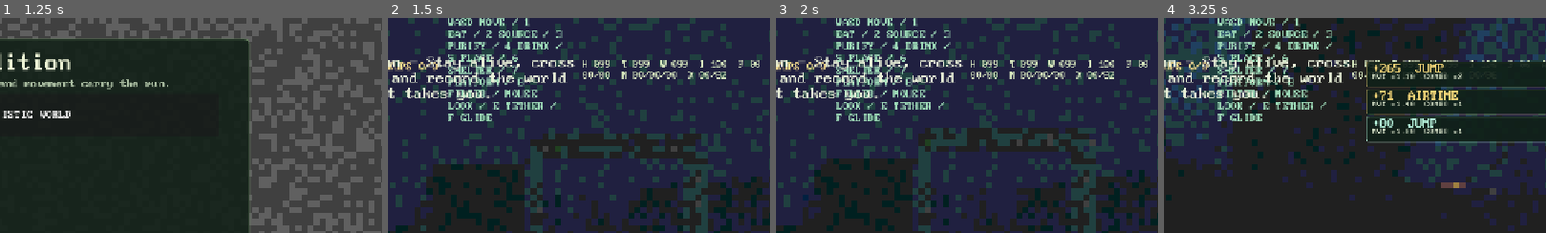
Above: before the commit, frames 1-4 (left to right).
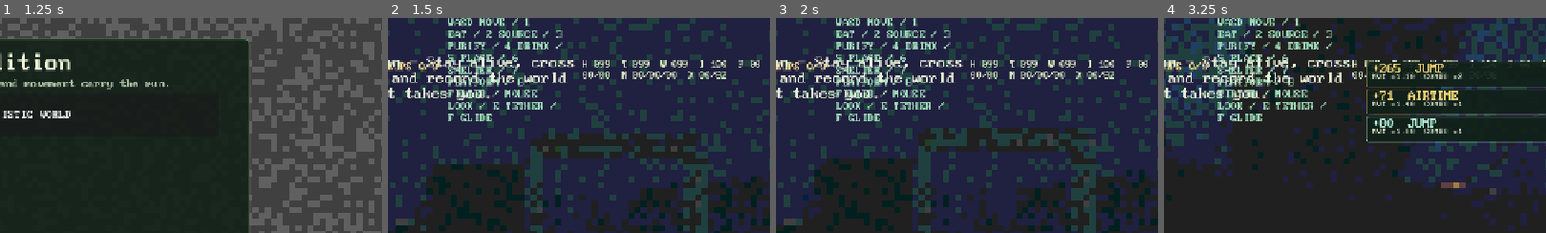
Above: after the commit, the same moments.

Repository: gongahkia/hot-cross-buns
Game: Godot game, scene res://scenes/main.tscn
The game is run twice, just before and just after one commit, with the same random seed, the same clock (stepped at 60 frames per second) and the same inputs.
Inputs (mouse positions are % of the whole screen's width and height, from its top left):
- Up to frame 1 (1.25 s): click "Choose a journey" at 0.5 s
- Up to frame 2 (1.5 s): click "Infinite Expedition SURVIVAL …" at 1.25 s
- Up to frame 3 (2 s): no input
- Up to frame 4 (3.25 s): tap Enter at 2 s; move the mouse to (55, 50) at 2.02 s; hold E (grapple) 2.03-2.78 s; hold W (move_forward) from 2.03 s (still down); click (55, 50) at 2.17 s; tap Space (jump) at 2.27, 3.02 s; move the mouse to (45, 50) at 2.77 s; tap 7 (build_platform) at 2.85 s; tap E (grapple) at 3.05 s
The pictures show only the part of the screen within x 48-98%, y 3-53%; the shares and areas given below are measured in that part.

Frame 1 is identical in both runs. In frame 2, 0.2% of the frame differs, in the area x 2-7%, y 93-97%; in frame 3, 0.2%; in frame 4, less than 0.1%.

Commit message:
Add region palette silhouettes

Diff:
--- /dev/null
+++ b/scripts/world_region_presentation.gd
@@ -0,0 +1,9 @@
+class_name WorldRegionPresentation
+extends RefCounted
+
+static func palette(biome: String, family: String) -> Dictionary:
+	var terrain: Color = {"ocean":Color("#2e5d6b"),"coast":Color("#8f9b70"),"desert":Color("#aa9564"),"alpine":Color("#82919b"),"nival_zone":Color("#d5e5df"),"wetland":Color("#4b7665"),"temperate_forest":Color("#55794e"),"rainforest":Color("#3e7146")}.get(biome,Color("#5e7650"))
+	var family_color: Color = {"industrial_ruin":Color("#686653"),"reclaimed_city":Color("#576b59"),"flooded_city":Color("#466d72"),"overgrown_suburb":Color("#5f7951")}.get(family,terrain)
+	var silhouette := family_color.darkened(0.28)
+	var luminance := silhouette.get_luminance()
+	return {"terrain":family_color,"silhouette":silhouette.lerp(Color(luminance,luminance,luminance),0.22)}
--- /dev/null
+++ b/scripts/world_region_presentation_test.gd
@@ -0,0 +1,12 @@
+extends SceneTree
+const PRESENTATION = preload("res://scripts/world_region_presentation.gd")
+var failed := false
+func _initialize() -> void:
+	var city: Dictionary = PRESENTATION.palette("temperate_forest","reclaimed_city")
+	var flood: Dictionary = PRESENTATION.palette("temperate_forest","flooded_city")
+	_expect(city == PRESENTATION.palette("temperate_forest","reclaimed_city") and city.terrain != flood.terrain, "regional palette determinism drifted")
+	_expect(float((city.silhouette as Color).get_luminance()) < float((city.terrain as Color).get_luminance()), "far silhouette no longer separates")
+	quit(1 if failed else 0)
+func _expect(condition: bool, message: String) -> void:
+	if condition: return
+	failed = true; push_error(message)
--- a/scripts/world_streamer.gd
+++ b/scripts/world_streamer.gd
@@ -21,6 +21,7 @@
 const LANDMARK_GRAPPLE := preload("res://scripts/world_landmark_grapple.gd")
 const WILDLIFE_ECOLOGY := preload("res://scripts/world_wildlife_ecology.gd")
 const WILDLIFE_AGENT := preload("res://scripts/wildlife_agent.gd")
+const REGION_PRESENTATION := preload("res://scripts/world_region_presentation.gd")
 const RESOURCE_PLACEMENT := preload("res://scripts/world_resource_placement.gd")
 const HAZARD_PLACEMENT := preload("res://scripts/world_hazard_placement.gd")
 const STREAMING_TELEMETRY := preload("res://scripts/world_streaming_telemetry.gd")
@@ -325,7 +326,7 @@
 func _build_far_chunk(chunk_x:int,chunk_z:int)->Node3D:
 	var descriptor:Dictionary=generator.chunk_descriptor(chunk_x,chunk_z);var root:=Node3D.new()
 	root.name="FarChunk_%d_%d"%[chunk_x,chunk_z];root.position=origin.local_chunk_position(Vector2i(chunk_x,chunk_z));root.set_meta("impostor",true);root.set_meta("render_grid",FAR_TERRAIN.GRID)
-	var visual:=MeshInstance3D.new();visual.mesh=_terrain_mesh(chunk_x,chunk_z,str(descriptor.biome),str(descriptor.region.family),FAR_TERRAIN.GRID);visual.material_override=_terrain_material(str(descriptor.biome),str(descriptor.region.family))
+	var visual:=MeshInstance3D.new();visual.mesh=_terrain_mesh(chunk_x,chunk_z,str(descriptor.biome),str(descriptor.region.family),FAR_TERRAIN.GRID);visual.material_override=_silhouette_material(str(descriptor.biome),str(descriptor.region.family))
 	root.add_child(visual);add_child(root)
 	return root
 
@@ -719,13 +720,13 @@
 	var collision:=CollisionShape3D.new();var shape:=CylinderShape3D.new();shape.radius=radius;shape.height=height;collision.shape=shape;body.add_child(collision);root.add_child(body)
 
 func _terrain_material(biome: String, family: String) -> StandardMaterial3D:
-	var color: Color = {"ocean": Color("#2e5d6b"), "coast": Color("#8f9b70"), "desert": Color("#aa9564"), "alpine": Color("#82919b"), "nival_zone": Color("#d5e5df"), "wetland": Color("#4b7665"), "temperate_forest": Color("#55794e"), "rainforest": Color("#3e7146")}.get(biome, Color("#5e7650"))
-	if family == "industrial_ruin": color = Color("#686653")
-	if family == "reclaimed_city": color = Color("#576b59")
-	if family == "flooded_city": color = Color("#466d72")
-	if family == "overgrown_suburb": color = Color("#5f7951")
-	var material := _material(color)
+	var material := _material(REGION_PRESENTATION.palette(biome,family).terrain)
 	material.cull_mode = BaseMaterial3D.CULL_DISABLED
+	return material
+
+func _silhouette_material(biome: String, family: String) -> StandardMaterial3D:
+	var material := _material(REGION_PRESENTATION.palette(biome,family).silhouette)
+	material.shading_mode = BaseMaterial3D.SHADING_MODE_UNSHADED
 	return material
 
 func _material(color: Color, emissive := false) -> StandardMaterial3D:
Not shown, added: docs/region-palette-and-silhouette-rules.md
